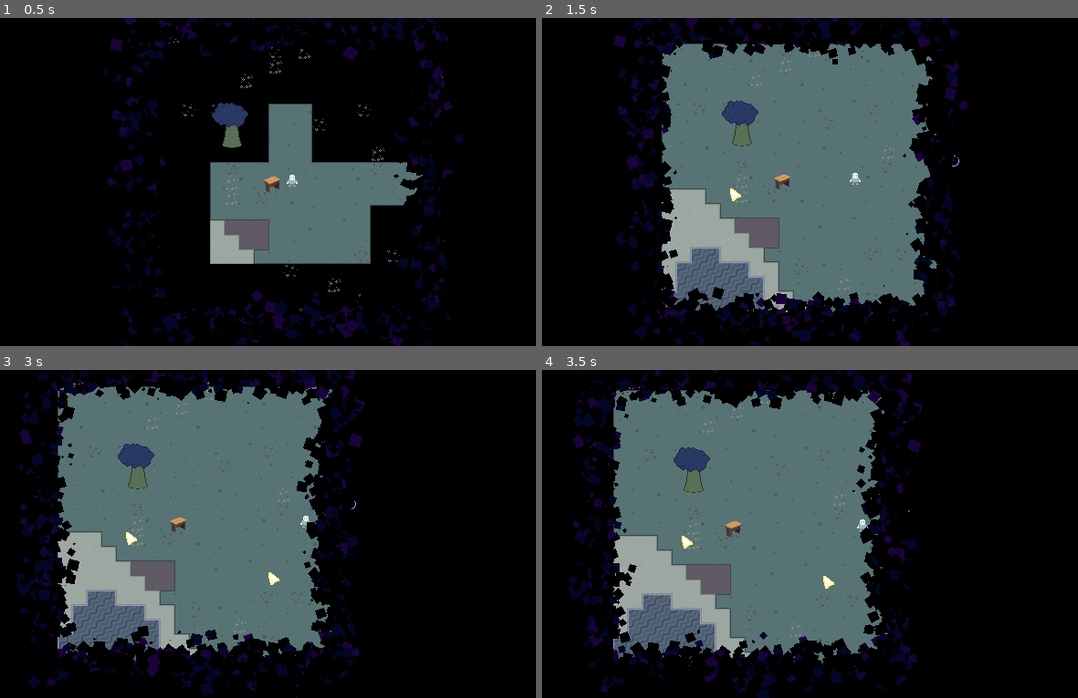
Above: before the commit, frames 1-4 (two rows, left to right).
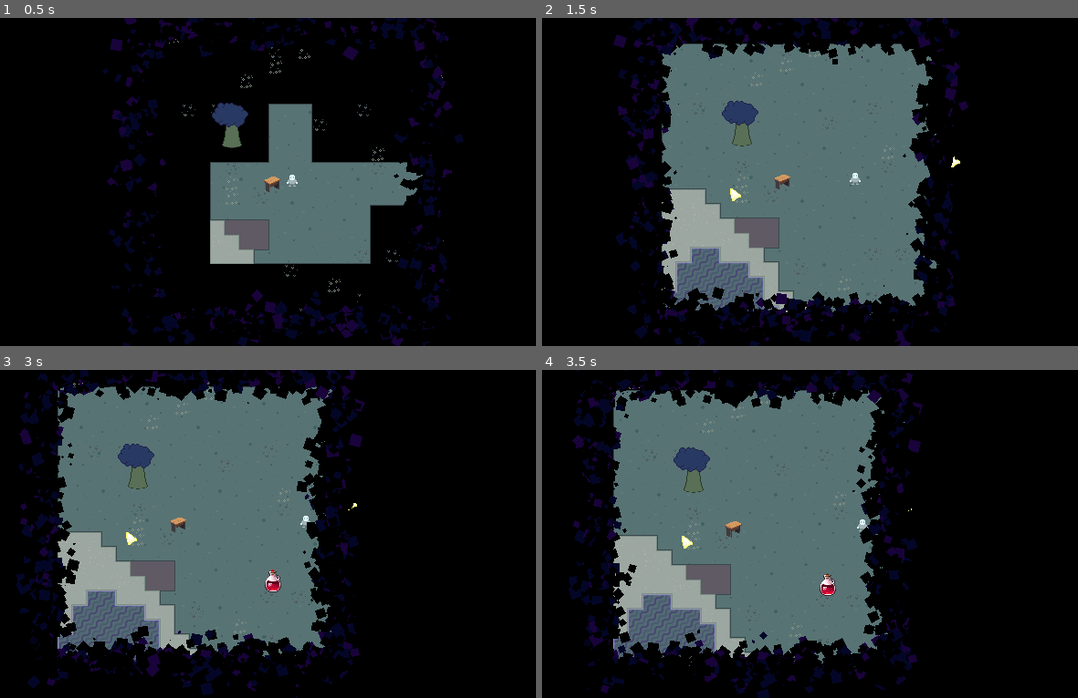
Above: after the commit, the same moments.

Repository: TimoRoggel/EverDark
Game: Godot game, scene res://scenes/levels/world.tscn
Same seed, same stepped clock (60 frames per second), same inputs: the game is played once before the commit and once after it.
Inputs (mouse positions are in pixels of both pictures, inside the frame that each line leads up to):
- Up to frame 1 (0.5 s): no input
- Up to frame 2 (1.5 s): move the mouse to (965, 165) at 0.52 s; hold D (right) 0.53-1.25 s; hold Shift (dash) 0.53-1.25 s; click (965, 165) at 0.67 s; drag from (718, 198) to (922, 165) at 1.27 s
- Up to frame 3 (3 s): move the mouse to (348, 461) at 2.02 s; press the mouse at (348, 461) at 2.03 s; hold D (right) 2.03-2.75 s; release the mouse at (348, 461) at 2.75 s; drag from (262, 599) to (117, 573) at 2.77 s
- Up to frame 4 (3.5 s): no input

Frame 1 is identical in both runs. In frame 2, less than 0.1% of the frame differs, in the area x 76-79%, y 41-46%; in frame 3, 0.2%, in the area x 49-67%, y 40-68%; in frame 4, 0.2%.

Commit message:
Updated Crafting
Updated:
Crafting_UI
Inventory_slot_crafting

Diff:
--- a/Crafting/crafting_ui.gd
+++ b/Crafting/crafting_ui.gd
@@ -3,52 +3,89 @@
 
 const INVENTORY_SLOT: PackedScene = preload("uid://chgdmhkgaavft")
 
-@onready var tree : Tree = %Tree
-@onready var title_label : Label = %TitleLabel
-@onready var grid_container : GridContainer = %GridContainer
-@onready var item_texture : TextureRect = %ItemTexture
+@onready var tree: Tree = %Tree
+@onready var title_label: Label = %TitleLabel
+@onready var grid_container: GridContainer = %GridContainer
+@onready var item_texture: TextureRect = %ItemTexture
+@onready var craft_button: Button = %CraftButton
 
-var recipe_material_dict : Dictionary[Item, int] = {}
+var recipe_material_dict: Dictionary[Item, int] = {}
 var inventory: InventoryComponent = null
+var current_recipe: Recipe = null
 
 func _ready() -> void:
 	build_recipe_tree()
+	craft_button.pressed.connect(_on_CraftButton_pressed)
 
 func build_recipe_tree() -> void:
 	tree.hide_root = true
-	var tree_root : TreeItem = tree.create_item()
+	var tree_root: TreeItem = tree.create_item()
 
 	for recipe in DataManager.resources["recipes"]:
-		var new_recipe_slot : TreeItem = tree.create_item(tree_root)
+		var new_recipe_slot: TreeItem = tree.create_item(tree_root)
 		new_recipe_slot.set_icon(0, recipe.rewards[0].icon)
 		new_recipe_slot.set_text(0, recipe.rewards[0].display_name)
 		if tree.get_selected() == null:
 			tree.set_selected(new_recipe_slot, 0)
 
 func _on_tree_cell_selected() -> void:
-	var cell_recipe_name : String = tree.get_selected().get_text(0)
+	var cell_recipe_name: String = tree.get_selected().get_text(0)
 
 	for recipe in DataManager.resources["recipes"]:
 		if recipe.rewards[0].display_name == cell_recipe_name:
 			build_recipe_material_window(recipe)
 			return
 
-func build_recipe_material_window(selected_recipe : Recipe) -> void:
+func build_recipe_material_window(selected_recipe: Recipe) -> void:
+	current_recipe = selected_recipe
 	clean_material_window()
 	title_label.text = selected_recipe.rewards[0].display_name
 	item_texture.texture = selected_recipe.rewards[0].icon
 
+	#Cost
 	for recipe_material: Item in selected_recipe.costs:
 		if recipe_material_dict.has(recipe_material):
 			recipe_material_dict[recipe_material] += 1
 		else:
 			recipe_material_dict[recipe_material] = 1
+
+	#Amounth
+	for recipe_material: Item in recipe_material_dict.keys():
+		var required_amount: int = recipe_material_dict[recipe_material]
+		var current_amount: int = inventory.count(recipe_material.id) if inventory else 0
+
 		var slot: InventorySlotCrafting = INVENTORY_SLOT.instantiate()
 		grid_container.add_child(slot)
-		slot.set_item_data(recipe_material)
+		slot.set_item_data(recipe_material, current_amount, required_amount)
 
 func clean_material_window() -> void:
 	recipe_material_dict.clear()
-
 	for child in grid_container.get_children():
 		child.queue_free()
+
+func _on_CraftButton_pressed() -> void:
+	if not current_recipe or not inventory:
+		return
+
+	var required_materials: Dictionary[int, int] = {}
+	for item_id in current_recipe.cost_ids:
+		if required_materials.has(item_id):
+			required_materials[item_id] += 1
+		else:
+			required_materials[item_id] = 1
+
+	for item_id in required_materials.keys():
+		var needed = required_materials[item_id]
+		if not inventory.has(item_id, needed):
+			#printerr("No inventory found")
+			return
+
+	for item_id in required_materials.keys():
+		var needed = required_materials[item_id]
+		inventory.remove(item_id, needed)
+
+	for reward_id in current_recipe.reward_ids:
+		inventory.add(reward_id, 1)
+
+	build_recipe_material_window(current_recipe)
+	#printerr("Crafting is bugged")
--- a/Crafting/inventory_slot_crafting.gd
+++ b/Crafting/inventory_slot_crafting.gd
@@ -1,10 +1,21 @@
 class_name InventorySlotCrafting
 extends Panel
 
-@onready var texture_rect : TextureRect = %TextureRect
+@onready var texture_rect: TextureRect = %TextureRect
+@onready var count_label: Label = %CountLabel
 
-var item_data : Item = null
+var item_data: Item = null
+var current_amount: int = 0
+var required_amount: int = 0
 
-func set_item_data(new_item : Item) -> void:
+func set_item_data(new_item: Item, current: int = 0, required: int = 0) -> void:
 	item_data = new_item
+	current_amount = current
+	required_amount = required
 	texture_rect.texture = item_data.icon
+	count_label.text = str(current_amount, " / ", required_amount)
+
+	if current_amount < required_amount:
+		count_label.modulate = Color(1, 0.3, 0.3)
+	else:
+		count_label.modulate = Color(1, 1, 1)
--- a/data/items.csv
+++ b/data/items.csv
@@ -1,3 +1,4 @@
 "id","name","icon","stack_size"
 "0","Lumin","uid://dohxaqpdlgg4q","4"
 "1","VOID Core","uid://cqjwqvliyrbnj","4"
+"2","Potion","uid://dqeli233y0xto","4"
--- a/data/recipes.csv
+++ b/data/recipes.csv
@@ -1,3 +1,4 @@
 "id","name","rewards","costs"
 "0","core","[1]","[0;0]"
 "1","lumin","[0]","[1;1]"
+"2","potion","[2]","[1;2]"
--- a/scenes/crafting/crafting_ui.tscn
+++ b/scenes/crafting/crafting_ui.tscn
@@ -1,8 +1,7 @@
-[gd_scene load_steps=4 format=3 uid="uid://ccsvhx5s8yx0t"]
+[gd_scene load_steps=3 format=3 uid="uid://ccsvhx5s8yx0t"]
 
 [ext_resource type="Script" uid="uid://dricqlote5fbh" path="res://Crafting/crafting_ui.gd" id="1_jp7wa"]
 [ext_resource type="PackedScene" uid="uid://chgdmhkgaavft" path="res://scenes/crafting/inventory_slot.tscn" id="2_w7jay"]
-[ext_resource type="Texture2D" uid="uid://bn28364ot1veb" path="res://graphics/monster.png" id="7_5tqky"]
 
 [node name="CraftingUI" type="PanelContainer"]
 custom_minimum_size = Vector2(640, 360)
@@ -40,7 +39,6 @@
 [node name="TitleLabel" type="Label" parent="MarginContainer/HBoxContainer/VBoxContainer"]
 unique_name_in_owner = true
 layout_mode = 2
-text = "ITEM NAME"
 horizontal_alignment = 1
 
 [node name="ItemTexture" type="TextureRect" parent="MarginContainer/HBoxContainer/VBoxContainer"]
@@ -49,7 +47,6 @@
 layout_mode = 2
 size_flags_horizontal = 4
 size_flags_vertical = 0
-texture = ExtResource("7_5tqky")
 
 [node name="ScrollContainer" type="ScrollContainer" parent="MarginContainer/HBoxContainer/VBoxContainer"]
 custom_minimum_size = Vector2(0, 80)
--- a/scenes/crafting/inventory_slot.tscn
+++ b/scenes/crafting/inventory_slot.tscn
@@ -23,3 +23,9 @@
 offset_bottom = 32.0
 grow_horizontal = 2
 grow_vertical = 2
+
+[node name="CountLabel" type="Label" parent="."]
+unique_name_in_owner = true
+layout_mode = 0
+offset_right = 40.0
+offset_bottom = 23.0
Not shown, changed: addons/sync_spreadsheets/files/sync.tscn
Binary file added: graphics/potion.png
Not shown, added: graphics/potion.png.import
